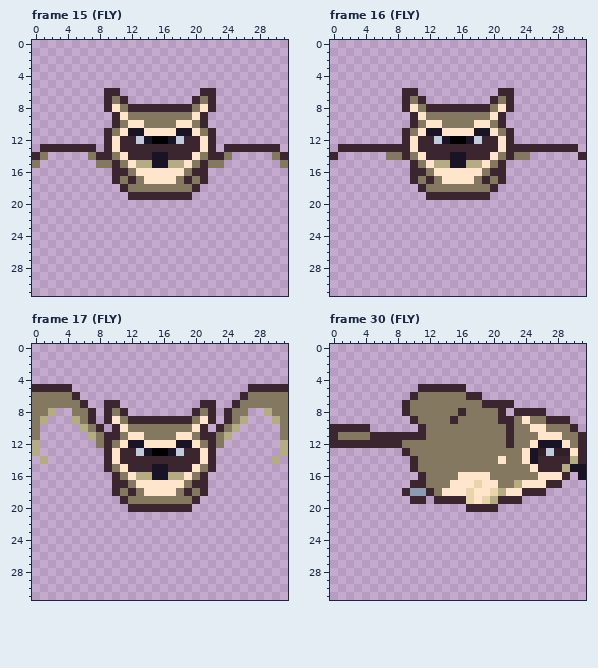
Edited in one commit: pixel-art file (Assets/SpriteCharacters/oliver_owl/oliver_owl.aseprite). That is the earlier state.
32x32 pixels, 30 frames. Shown: frame 15 (FLY), frame 16 (FLY), frame 17 (FLY), frame 30 (FLY). The commit also changed other frames, which this record leaves out.
After:
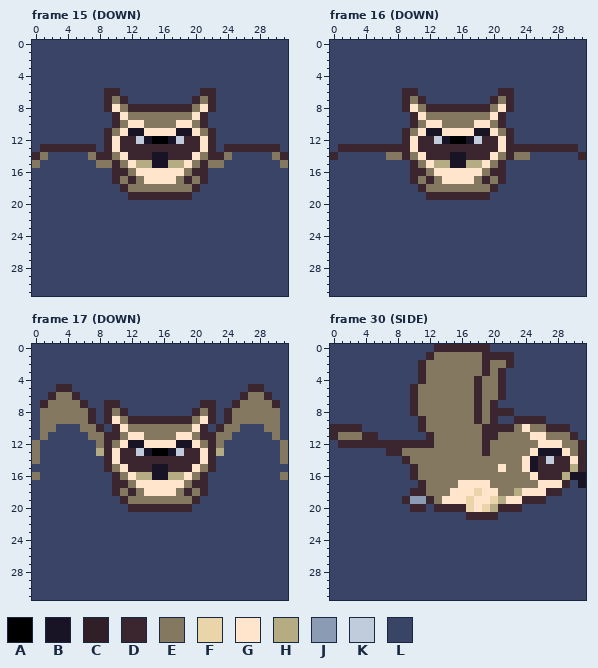
Palette (. is transparent): A #000000  B #181425  C #301f26  D #3b262f  E #857861  F #ead4aa  G #ffe5cc  H #b5ac84  J #8b9bb4  K #c0cbdc  L #3a4466
The commit says: added fly up, and smooth side fly
Change:
layer "background" now shown
layer "shading" now hidden
Changed rows in their new state; - is an unchanged pixel.
Frame 15 (DOWN), layer "background":
first column x 0:
 0 LLLLLLLLLLLLLLLLLLLLLLLLLLLLLLLL
 1 LLLLLLLLLLLLLLLLLLLLLLLLLLLLLLLL
 2 LLLLLLLLLLLLLLLLLLLLLLLLLLLLLLLL
 3 LLLLLLLLLLLLLLLLLLLLLLLLLLLLLLLL
 4 LLLLLLLLLLLLLLLLLLLLLLLLLLLLLLLL
 5 LLLLLLLLLLLLLLLLLLLLLLLLLLLLLLLL
 6 LLLLLLLLL--LLLLLLLLLL--LLLLLLLLL
 7 LLLLLLLLL---LLLLLLLL---LLLLLLLLL
 8 LLLLLLLLL--------------LLLLLLLLL
 9 LLLLLLLLLL------------LLLLLLLLLL
10 LLLLLLLLLL------------LLLLLLLLLL
11 LLLLLLLLL--------------LLLLLLLLL
12 LLLLLLLLL--------------LLLLLLLLL
13 L-------L--------------L-------L
14 --LLLLL------------------LLLLL--
15 -LLLLLLL----------------LLLLLLL-
16 LLLLLLLLLL------------LLLLLLLLLL
17 LLLLLLLLLL------------LLLLLLLLLL
18 LLLLLLLLLLL----------LLLLLLLLLLL
19 LLLLLLLLLLLL--------LLLLLLLLLLLL
20 LLLLLLLLLLLLLLLLLLLLLLLLLLLLLLLL
21 LLLLLLLLLLLLLLLLLLLLLLLLLLLLLLLL
22 LLLLLLLLLLLLLLLLLLLLLLLLLLLLLLLL
23 LLLLLLLLLLLLLLLLLLLLLLLLLLLLLLLL
24 LLLLLLLLLLLLLLLLLLLLLLLLLLLLLLLL
25 LLLLLLLLLLLLLLLLLLLLLLLLLLLLLLLL
26 LLLLLLLLLLLLLLLLLLLLLLLLLLLLLLLL
27 LLLLLLLLLLLLLLLLLLLLLLLLLLLLLLLL
28 LLLLLLLLLLLLLLLLLLLLLLLLLLLLLLLL
29 LLLLLLLLLLLLLLLLLLLLLLLLLLLLLLLL
30 LLLLLLLLLLLLLLLLLLLLLLLLLLLLLLLL
31 LLLLLLLLLLLLLLLLLLLLLLLLLLLLLLLL
Frame 16 (DOWN), layer "background":
first column x 0:
 0 LLLLLLLLLLLLLLLLLLLLLLLLLLLLLLLL
 1 LLLLLLLLLLLLLLLLLLLLLLLLLLLLLLLL
 2 LLLLLLLLLLLLLLLLLLLLLLLLLLLLLLLL
 3 LLLLLLLLLLLLLLLLLLLLLLLLLLLLLLLL
 4 LLLLLLLLLLLLLLLLLLLLLLLLLLLLLLLL
 5 LLLLLLLLLLLLLLLLLLLLLLLLLLLLLLLL
 6 LLLLLLLLL--LLLLLLLLLL--LLLLLLLLL
 7 LLLLLLLLL---LLLLLLLL---LLLLLLLLL
 8 LLLLLLLLL--------------LLLLLLLLL
 9 LLLLLLLLLL------------LLLLLLLLLL
10 LLLLLLLLLL------------LLLLLLLLLL
11 LLLLLLLLL--------------LLLLLLLLL
12 LLLLLLLLL--------------LLLLLLLLL
13 L------------------------------L
14 -LLLLLL------------------LLLLLL-
15 LLLLLLLLLL------------LLLLLLLLLL
16 LLLLLLLLLL------------LLLLLLLLLL
17 LLLLLLLLLL------------LLLLLLLLLL
18 LLLLLLLLLLL----------LLLLLLLLLLL
19 LLLLLLLLLLLL--------LLLLLLLLLLLL
20 LLLLLLLLLLLLLLLLLLLLLLLLLLLLLLLL
21 LLLLLLLLLLLLLLLLLLLLLLLLLLLLLLLL
22 LLLLLLLLLLLLLLLLLLLLLLLLLLLLLLLL
23 LLLLLLLLLLLLLLLLLLLLLLLLLLLLLLLL
24 LLLLLLLLLLLLLLLLLLLLLLLLLLLLLLLL
25 LLLLLLLLLLLLLLLLLLLLLLLLLLLLLLLL
26 LLLLLLLLLLLLLLLLLLLLLLLLLLLLLLLL
27 LLLLLLLLLLLLLLLLLLLLLLLLLLLLLLLL
28 LLLLLLLLLLLLLLLLLLLLLLLLLLLLLLLL
29 LLLLLLLLLLLLLLLLLLLLLLLLLLLLLLLL
30 LLLLLLLLLLLLLLLLLLLLLLLLLLLLLLLL
31 LLLLLLLLLLLLLLLLLLLLLLLLLLLLLLLL
Frame 17 (DOWN), layers "wings down", "background":
first column x 0:
 0 LLLLLLLLLLLLLLLLLLLLLLLLLLLLLLLL
 1 LLLLLLLLLLLLLLLLLLLLLLLLLLLLLLLL
 2 LLLLLLLLLLLLLLLLLLLLLLLLLLLLLLLL
 3 LLLLLLLLLLLLLLLLLLLLLLLLLLLLLLLL
 4 LLLLLLLLLLLLLLLLLLLLLLLLLLLLLLLL
 5 LLL--LLLLLLLLLLLLLLLLLLLLLL--LLL
 6 LLD---LLLLLLLLLLLLLLLLLLLL---DLL
 7 LD-----LL--LLLLLLLLLL--LL-----DL
 8 L-EEE---L---LLLLLLLL---L---EEE-L
 9 LEEEEE--L--------------L--EEEEEL
10 LEELLLE--L------------L--ELLLEEL
11 LELLLLLE----------------ELLLLLEL
12 ELLLLLLL----------------LLLLLLLE
13 ELLLLLLLH--------------HLLLLLLLE
14 ELLLLLLLL--------------LLLLLLLLE
15 LLLLLLLLL--------------LLLLLLLLL
16 ELLLLLLLLL------------LLLLLLLLLE
17 LLLLLLLLLL------------LLLLLLLLLL
18 LLLLLLLLLL------------LLLLLLLLLL
19 LLLLLLLLLLL----------LLLLLLLLLLL
20 LLLLLLLLLLLL--------LLLLLLLLLLLL
21 LLLLLLLLLLLLLLLLLLLLLLLLLLLLLLLL
22 LLLLLLLLLLLLLLLLLLLLLLLLLLLLLLLL
23 LLLLLLLLLLLLLLLLLLLLLLLLLLLLLLLL
24 LLLLLLLLLLLLLLLLLLLLLLLLLLLLLLLL
25 LLLLLLLLLLLLLLLLLLLLLLLLLLLLLLLL
26 LLLLLLLLLLLLLLLLLLLLLLLLLLLLLLLL
27 LLLLLLLLLLLLLLLLLLLLLLLLLLLLLLLL
28 LLLLLLLLLLLLLLLLLLLLLLLLLLLLLLLL
29 LLLLLLLLLLLLLLLLLLLLLLLLLLLLLLLL
30 LLLLLLLLLLLLLLLLLLLLLLLLLLLLLLLL
31 LLLLLLLLLLLLLLLLLLLLLLLLLLLLLLLL
Frame 30 (SIDE):
first column x 0:
 0 LLLLLLLLLLLLLDDDDDDDLLLLLLLLLLLL
 1 LLLLLLLLLLLLDEEEEEEDDDDLLLLLLLLL
 2 LLLLLLLLLLLDEEEEEEEDEEDLLLLLLLLL
 3 LLLLLLLLLLLDEEEEEEEDEDLLLLLLLLLL
 4 LLLLLLLLLLLDEEEEEEDEEDLLLLLLLLLL
 5 LLLLLLLLLLDEEEEEEEDEEDLLLLLLLLLL
 6 LLLLLLLLLL-------E-EEDLLLLLLLLLL
 7 LLLLLLLLLLD-------DE-LLLLLLLLLLL
 8 LLLLLLLLLLD-----E-D-D-DLLLLLLLLL
 9 LLLLLLLLLLLD---E--D-DLLDDDDLLLLL
10 ----LLLLLLL--------DDD--GEEDDDLL
11 ----D-LLLLLLD------DD-E--G-EE-DL
12 L--------DDDD------D--E--EGGGE--
13 LLLLLLLDDE---------D----EGBBBGE-
14 LLLLLLLLLDE----------E-----K--G-
15 LLLLLLLLLL-----------G--GB---DHD
16 LLLLLLLLLLDE----EEEE-----GDDDHB-
17 LLLLLLLLLLL----E--G-E--EEE-GGDLB
18 LLLLLLLLLLDDE-E--GF-GEEHGGGDDLLL
19 LLLLLLLLLDJJDEGGG--GFHGGDDDLLLLL
20 LLLLLLLLLLDDLDDDDFGFHDDDLLLLLLLL
21 LLLLLLLLLLLLLLLLLDDDDLLLLLLLLLLL
22 LLLLLLLLLLLLLLLLLLLLLLLLLLLLLLLL
23 LLLLLLLLLLLLLLLLLLLLLLLLLLLLLLLL
24 LLLLLLLLLLLLLLLLLLLLLLLLLLLLLLLL
25 LLLLLLLLLLLLLLLLLLLLLLLLLLLLLLLL
26 LLLLLLLLLLLLLLLLLLLLLLLLLLLLLLLL
27 LLLLLLLLLLLLLLLLLLLLLLLLLLLLLLLL
28 LLLLLLLLLLLLLLLLLLLLLLLLLLLLLLLL
29 LLLLLLLLLLLLLLLLLLLLLLLLLLLLLLLL
30 LLLLLLLLLLLLLLLLLLLLLLLLLLLLLLLL
31 LLLLLLLLLLLLLLLLLLLLLLLLLLLLLLLL
